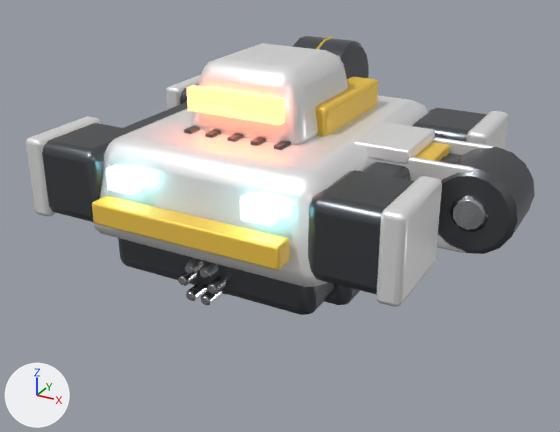
An edit to the glTF model public/assets/models/robots/titan/auto.glb, drawn before and after from the same camera.
Camera for both pictures: a 50 mm lens placed at (0.679, -1.232, 0.503), pointed at (0.047, -0.083, -0.072). Every picture has the same lights, and +X, +Y and +Z are marked at lower left. The first picture is the older version. Vertices at exactly the same position are counted once.

Objects in the first picture: 'Barrel', 'Hull', 'LegLower', 'LegUpper', 'Turret'.
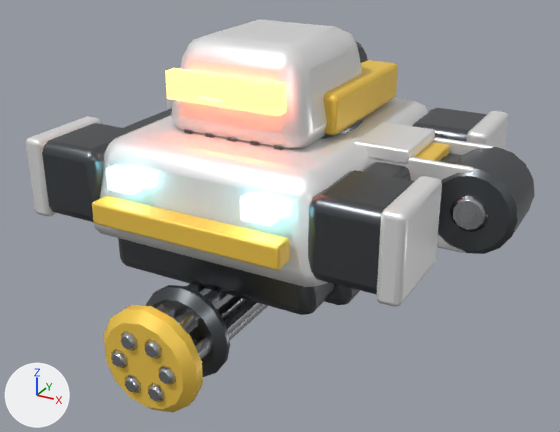
Location of each change, [x1, y1, x2, y2] in pixels of the pictures (560 x 432 px; the box of a moved part takes in the faces that stretch with it):
'Turret', rescaled (22% wider, 27% taller)
    before: [187, 43, 378, 145]
    after: [165, 19, 398, 149]
'Barrel', reshaped
    before: [178, 258, 229, 305]
    after: [104, 281, 268, 413]
part 1 of me_barrel, moved or reshaped (not visible before)
    after: [146, 285, 230, 377]
part 2 of me_barrel, moved or reshaped
    before: [208, 276, 226, 294]
    after: [158, 298, 263, 385]
part 3 of me_barrel, moved or reshaped
    before: [199, 262, 218, 278]
    after: [145, 288, 234, 359]
part 4 of me_barrel, moved or reshaped
    before: [185, 258, 203, 274]
    after: [121, 281, 211, 351]
part 5 of me_barrel, moved or reshaped
    before: [178, 271, 197, 286]
    after: [111, 290, 212, 368]
part 6 of me_barrel, moved or reshaped
    before: [186, 283, 208, 301]
    after: [125, 296, 242, 393]
part 7 of me_barrel, moved or reshaped
    before: [201, 291, 223, 305]
    after: [148, 304, 268, 402]
part 8 of me_barrel, added (yellow)
    after: [104, 305, 203, 413]

The change, as a list of edits to the scene's bpy script:
```text
Change me_barrel:
    used by ob_barrel; location = (0.0, 0.0, 0.0)
    remove me_barrel.from_pydata(...)  # 384 vertices, 736 faces; spans x -0.055..0.055, y -0.29..0.12, z -0.185..-0.075
    add me_barrel.from_pydata(...)  # 440 vertices, 844 faces; spans x -0.091..0.091, y -0.449..0.186, z -0.294..-0.108
    me_barrel part 1: the loose piece of 64 vertices spanning x -0.055..0.055, y -0.222..-0.198, z -0.185..-0.075 is scaled about the mesh origin by 1.55
    me_barrel part 2: the loose piece of 44 vertices spanning x 0.02..0.04, y -0.29..0.03, z -0.14..-0.12 is scaled about the mesh origin by 1.55
    me_barrel part 3: the loose piece of 42 vertices spanning x 0.005..0.025, y -0.29..0.03, z -0.114..-0.094 is scaled about the mesh origin by 1.55
    me_barrel part 4: the loose piece of 42 vertices spanning x -0.025..-0.005, y -0.29..0.03, z -0.114..-0.094 is scaled about the mesh origin by 1.55
    me_barrel part 5: the loose piece of 44 vertices spanning x -0.04..-0.02, y -0.29..0.03, z -0.14..-0.12 is scaled about the mesh origin by 1.55
    me_barrel part 6: the loose piece of 42 vertices spanning x -0.025..-0.005, y -0.29..0.03, z -0.166..-0.146 is scaled about the mesh origin by 1.55
    me_barrel part 7: the loose piece of 42 vertices spanning x 0.005..0.025, y -0.29..0.03, z -0.166..-0.146 is scaled about the mesh origin by 1.55
    me_barrel part 8: a new loose piece of 56 vertices spanning x -0.091..0.091, y -0.442..-0.395, z -0.294..-0.108, in mat_hazard (yellow #f9ce50)
    other edits to the shape of me_barrel do not show in these pictures
    add me_barrel.materials.append(mat_hazard)  # yellow #f9ce50
Change me_turret:
    used by ob_turret; location = (0.0, 0.0, 0.0)
    remove me_turret.from_pydata(...)  # 216 vertices, 416 faces; spans x -0.13..0.13, y -0.165..0.17, z 0.03..0.21
    add me_turret.from_pydata(...)  # 216 vertices, 416 faces; spans x -0.156..0.156, y -0.198..0.204, z 0.036..0.252
    me_turret part 9: the whole mesh is scaled about the mesh origin by 1.2
```
